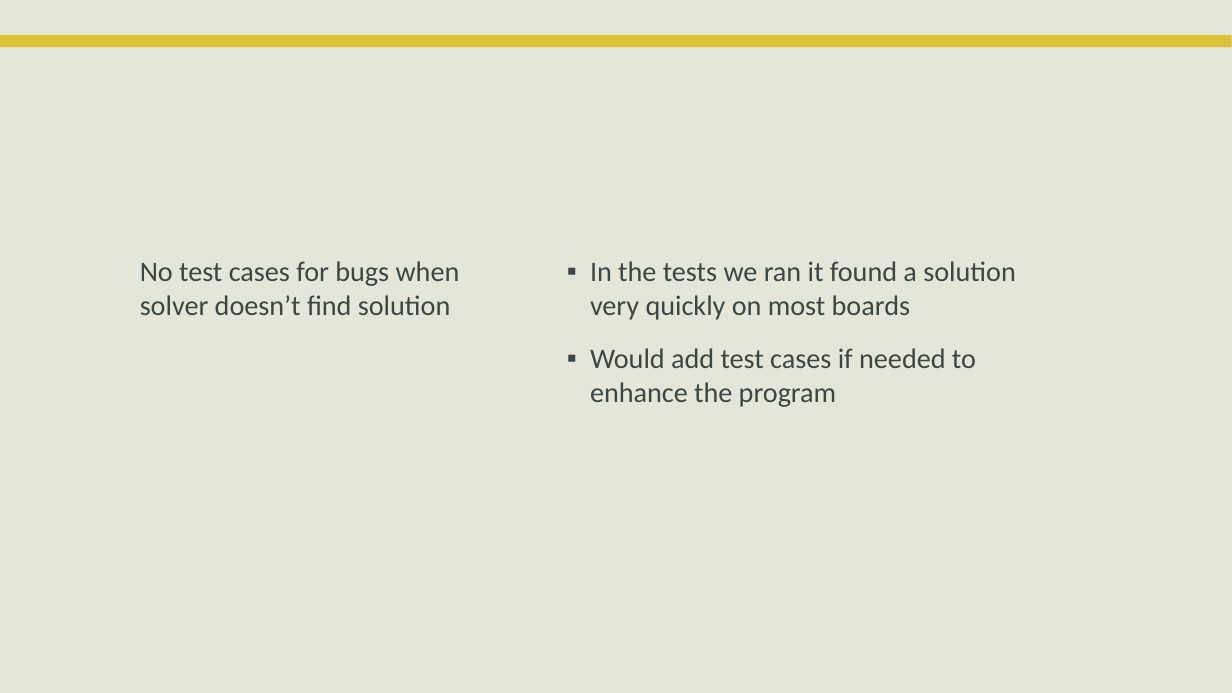
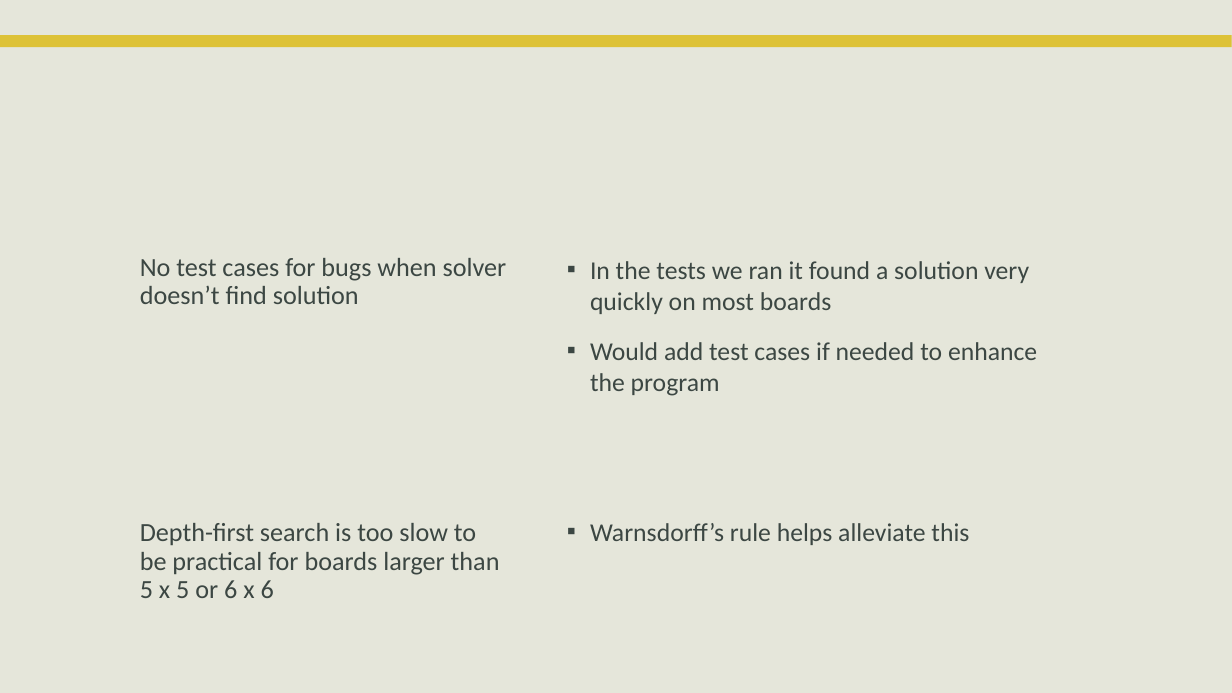
Before and after one commit to PhilipCastiglione/SIT215_PBL2, a slide deck: slide 7 of PST_2.pptx (slide 6 before the commit). Drawn at 1232x693 pixels with LibreOffice and Linux fonts; fonts in the diff are those of the drawing; background and template pictures are left out. Boxes give left, top, right and bottom in pixels: in the first picture for what was removed or moved away, otherwise in the second. Text is boxed around its words. In the diff, an @@ line names an element or a change of style, - is before the commit and + after.

```diff
--- a/PST_2.pptx
+++ b/PST_2.pptx
@@ text at (140,258,507,304): size 22 to 20.4 pt in "No test cases for bugs when solver ..."; line spacing 1 to 0.9 @@
@@ text at (590,261,1037,396): size 22 to 20 pt in "In the tests we ran it found ...", "Would add test cases if needed to ..." @@
@@ text at (140,523,500,598): paragraph added @@
+Depth-first search is too slow to be practical for boards larger than 5 x 5 or 6 x 6
@@ text at (590,523,969,545): paragraph added @@
+▪ Warnsdorff’s rule helps alleviate this
```
Also in this commit, not shown: 3 other slides changed, 2 slides added, 5 slides removed.
